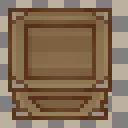
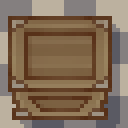
Layer changes from the first 128 × 128 image to the second:
added layer "shadow" above "top_box" over (20, 24, 120, 128)
painted on "top_box" over (8, 8, 112, 56)
painted on "Background" over (0, 0, 128, 128)
